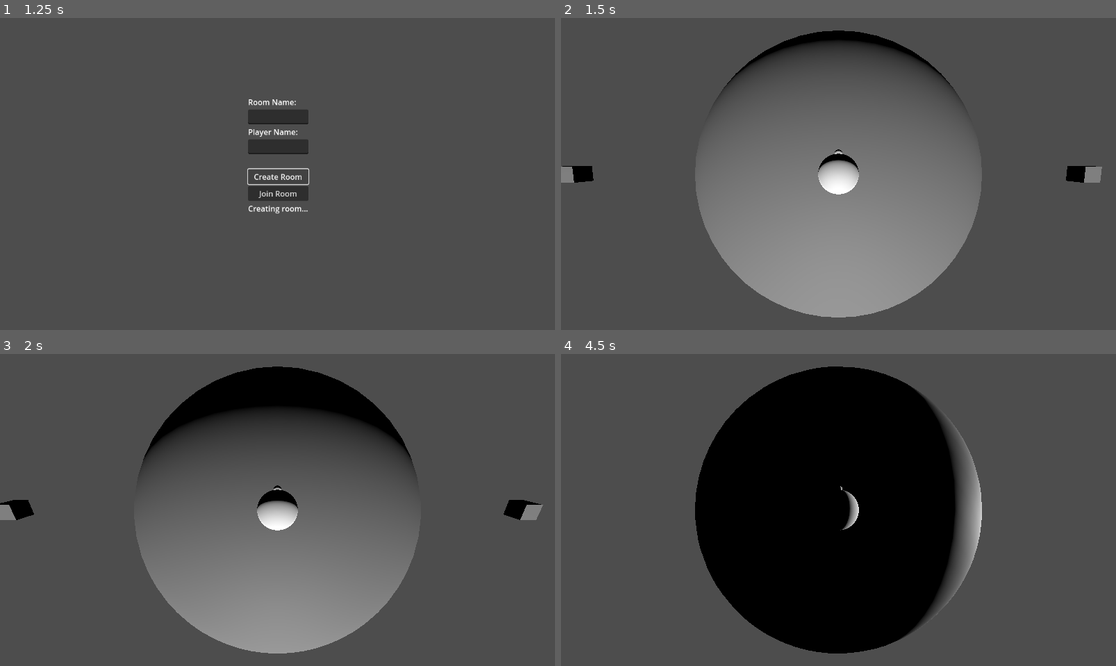
Above: before the commit, frames 1-4 (two rows, left to right).
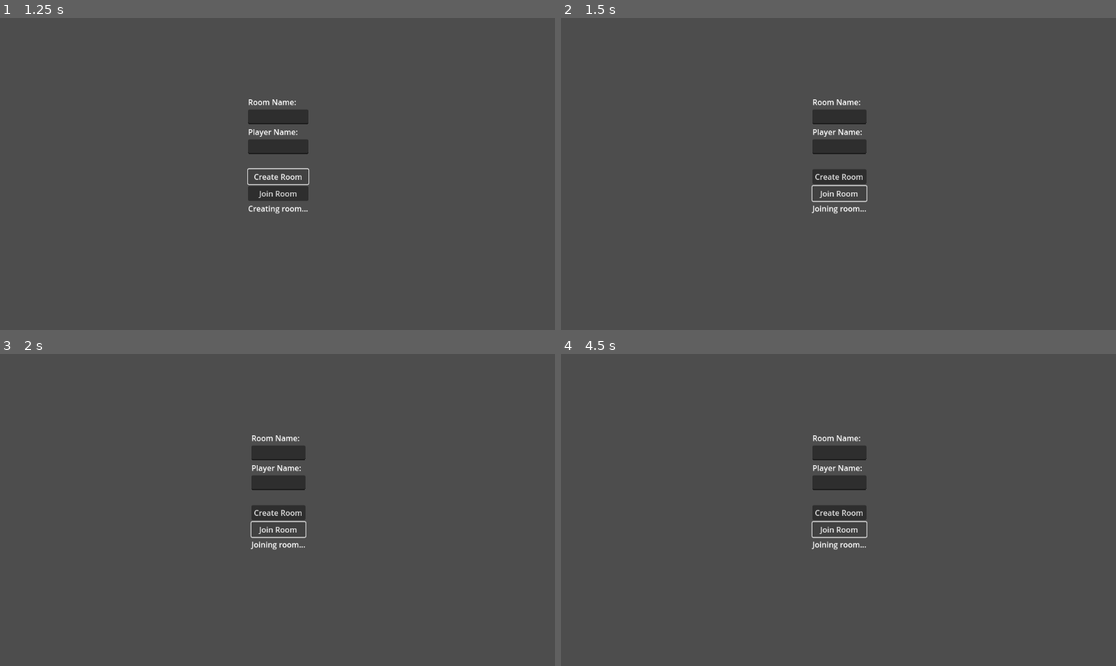
Above: after the commit, the same moments.

Repository: BenjaminMassey/battle_baos
Game: Godot game, scene res://scenes/main.tscn
Two runs of this game, one before a commit and one after it. Both use one fixed random seed, a clock stepped at 60 frames per second and the inputs below.
Inputs:
- Up to frame 1 (1.25 s): click "Create Room" at 0.5 s
- Up to frame 2 (1.5 s): click "Join Room" at 1.25 s
- Up to frame 3 (2 s): no input
- Up to frame 4 (4.5 s): hold D (turn_right) 2.03-2.78 s; hold A (turn_left) 2.78-3.53 s; hold D (turn_right) from 3.53 s (still down)

Frame 1 is identical in both runs. In frame 2, 28% of the frame differs, in the area x 0-98%, y 4-96%; in frame 3, 26%; in frame 4, 36%, in the area x 24-76%, y 4-96%.
Error before the commit: Cannot call method 'get_as_text' on a null value. (res://scripts/multiplayer.gd:45)
Error after the commit: Cannot call method 'get_as_text' on a null value. (res://scripts/multiplayer.gd:83)

Commit message:
Have ingame GUI in adition to menu. Multiplayer now actually spawns and updates other players. Checking if room exists, with better messages in general. Added logging system to pop up messages. Players can now jump.

Diff:
--- a/project.godot
+++ b/project.godot
@@ -29,3 +29,8 @@
 , Object(InputEventKey,"resource_local_to_scene":false,"resource_name":"","device":-1,"window_id":0,"alt_pressed":false …(186 unchanged characters)…
 ]
 }
+jump={
+"deadzone": 0.2,
+"events": [Object(InputEventKey,"resource_local_to_scene":false,"resource_name":"","device":-1,"window_id":0,"alt_pressed":false,"shift_pressed":false,"ctrl_pressed":false,"meta_pressed":false,"pressed":false,"keycode":0,"physical_keycode":32,"key_label":0,"unicode":32,"location":0,"echo":false,"script":null)
+]
+}
--- a/scenes/main.tscn
+++ b/scenes/main.tscn
@@ -1,10 +1,11 @@
-[gd_scene load_steps=7 format=3 uid="uid://cn6vxddmkbjfw"]
+[gd_scene load_steps=8 format=3 uid="uid://cn6vxddmkbjfw"]
 
 [ext_resource type="PackedScene" uid="uid://do1s3dw6r6fu" path="res://scenes/player.tscn" id="1_k4j4q"]
 [ext_resource type="Script" uid="uid://dfg66kwnvttym" path="res://scripts/main.gd" id="1_qxh3b"]
 [ext_resource type="Script" uid="uid://cumjmxf3vaiyq" path="res://scripts/player.gd" id="2_8yjd8"]
 [ext_resource type="Script" uid="uid://dg23qc43rexnc" path="res://scripts/camera.gd" id="3_kfpbu"]
 [ext_resource type="Script" uid="uid://bbwdj7sywm7xc" path="res://scripts/multiplayer.gd" id="4_3otew"]
+[ext_resource type="Script" uid="uid://b47q88jvefixb" path="res://scripts/log.gd" id="6_tefeu"]
 
 [sub_resource type="BoxMesh" id="BoxMesh_0t2us"]
 
@@ -50,8 +51,31 @@
 [node name="HTTPRequest" type="HTTPRequest" parent="main/game/multiplayer"]
 timeout = 10.0
 
-[node name="gui" type="Control" parent="main"]
+[node name="gui" type="Control" parent="main/game"]
 unique_name_in_owner = true
+layout_mode = 3
+anchors_preset = 8
+anchor_left = 0.5
+anchor_top = 0.5
+anchor_right = 0.5
+anchor_bottom = 0.5
+offset_left = -525.0
+offset_top = -290.5
+offset_right = 525.0
+offset_bottom = 290.5
+grow_horizontal = 2
+grow_vertical = 2
+
+[node name="log" type="VFlowContainer" parent="main/game/gui"]
+layout_mode = 0
+offset_top = 439.0
+offset_right = 269.0
+offset_bottom = 581.0
+script = ExtResource("6_tefeu")
+
+[node name="menu" type="Control" parent="main"]
+unique_name_in_owner = true
+visible = false
 layout_mode = 3
 anchors_preset = 8
 anchor_left = 0.5
@@ -65,7 +89,7 @@
 grow_horizontal = 2
 grow_vertical = 2
 
-[node name="input" type="VFlowContainer" parent="main/gui"]
+[node name="input" type="VFlowContainer" parent="main/menu"]
 layout_mode = 2
 anchor_left = 0.5
 anchor_top = 0.5
@@ -78,35 +102,35 @@
 grow_horizontal = 2
 grow_vertical = 2
 
-[node name="room_label" type="Label" parent="main/gui/input"]
+[node name="room_label" type="Label" parent="main/menu/input"]
 layout_mode = 2
 text = "Room Name:"
 
-[node name="room_edit" type="LineEdit" parent="main/gui/input"]
+[node name="room_edit" type="LineEdit" parent="main/menu/input"]
 layout_mode = 2
 
-[node name="player_label" type="Label" parent="main/gui/input"]
+[node name="player_label" type="Label" parent="main/menu/input"]
 layout_mode = 2
 text = "Player Name:"
 
-[node name="player_edit" type="LineEdit" parent="main/gui/input"]
+[node name="player_edit" type="LineEdit" parent="main/menu/input"]
 layout_mode = 2
 
-[node name="edit_button_spacer" type="Label" parent="main/gui/input"]
+[node name="edit_button_spacer" type="Label" parent="main/menu/input"]
 layout_mode = 2
 
-[node name="create_button" type="Button" parent="main/gui/input"]
+[node name="create_button" type="Button" parent="main/menu/input"]
 layout_mode = 2
 text = "Create Room"
 
-[node name="join_button" type="Button" parent="main/gui/input"]
+[node name="join_button" type="Button" parent="main/menu/input"]
 layout_mode = 2
 text = "Join Room"
 
-[node name="info_text" type="Label" parent="main/gui/input"]
+[node name="info_text" type="Label" parent="main/menu/input"]
 layout_mode = 2
 horizontal_alignment = 1
 
 [connection signal="request_completed" from="main/game/multiplayer/HTTPRequest" to="main/game/multiplayer" method="_on_http_request_request_completed"]
-[connection signal="pressed" from="main/gui/input/create_button" to="main/game/multiplayer" method="_on_create_button_pressed"]
-[connection signal="pressed" from="main/gui/input/join_button" to="main/game/multiplayer" method="_on_join_button_pressed"]
+[connection signal="pressed" from="main/menu/input/create_button" to="main/game/multiplayer" method="_on_create_button_pressed"]
+[connection signal="pressed" from="main/menu/input/join_button" to="main/game/multiplayer" method="_on_join_button_pressed"]
--- /dev/null
+++ b/scripts/log.gd
@@ -0,0 +1,10 @@
+extends VFlowContainer
+
+func message(text: String):
+	var log_message = Label.new();
+	log_message.text = text;
+	var message_tween = get_tree().create_tween();
+	message_tween.tween_property(log_message, "modulate:a", 0, 1).set_delay(2);
+	message_tween.tween_callback(log_message.queue_free);
+	add_child(log_message);
+	print(text);
--- a/scripts/main.gd
+++ b/scripts/main.gd
@@ -3,14 +3,14 @@
 var game_running = false;
 
 func _ready() -> void:
-	while $game == null or $gui == null:
+	while $game == null or $menu == null:
 		await get_tree().create_timer(0.1).timeout
 	show_gui();
 
 func show_gui() -> void:
 	$game.visible = false;
-	$gui.visible = true;
+	$menu.visible = true;
 
 func show_game() -> void:
 	$game.visible = true;
-	$gui.visible = false;
+	$menu.visible = false;
--- a/scripts/multiplayer.gd
+++ b/scripts/multiplayer.gd
@@ -1,14 +1,17 @@
 extends Node
 
 @export var player: Node3D;
+
+var player_scene = preload("res://scenes/player.tscn")
 
 var connected = false;
 var udp := PacketPeerUDP.new()
 var server_address = "127.0.0.1"
 var http_port = 8080
 var udp_port = 8081
-var game_id = ""
+var room_id = ""
 var player_name = ""
+var position_tweens: Dictionary;
 
 func _process(delta):
 	if !%main.game_running:
@@ -16,8 +19,8 @@
 	if !connected:
 		udp.connect_to_host(server_address, udp_port)
 		connected = true;
-	var message: Dictionary = {
-		"game_id": game_id,
+	var player_message: Dictionary = {
+		"room_id": room_id,
 		"player_id": player_name,
 		"state": {
 			"alive": true,
@@ -25,41 +28,82 @@
 			"rotation": [player.rotation.x, player.rotation.y, player.rotation.z]
 		}
 	}
+	var message: Dictionary = {
+		"tag": "player_message",
+		"data": JSON.stringify(player_message)
+	};
 	udp.put_packet(JSON.stringify(message).to_utf8_buffer())
-	print("Sent to server: ", message)
+	#print("Sent to server: ", message)
 
 	if udp.get_available_packet_count() > 0:
 		var response = udp.get_packet()
 		if response != null:
 			var data = JSON.parse_string(response.get_string_from_utf8());
-			print("Received from server: ", data)
+			#print("Received from server: ", data)
+			if response != null:
+				update_states(data);
+			else:
+				print("Failed to parse UDP response");
 		else:
-			print("Failed to parse MessagePack response")
+			print("Failed to get UDP response");
 
+func update_states(data: Dictionary):
+	var player_names = data["state"]["names"];
+	for name in player_names:
+		if name == player_name:
+			continue;
+		var state = data["state"]["data"][name]["state"];
+		var peer = get_node(name);
+		if peer == null:
+			peer = player_scene.instantiate();
+			peer.name = name;
+			add_child(peer);
+			%gui.find_child("log").message("Player \"" + name + "\" joined.");
+		if state["alive"]:
+			if position_tweens.has(name):
+				position_tweens[name].kill();
+			position_tweens[name] = get_tree().create_tween()
+			position_tweens[name].tween_property(peer, "global_position", Vector3(state["position"][0], state["position"][1], state["position"][2]), 0.05)
+			#peer.global_position = Vector3(state["position"][0], state["position"][1], state["position"][2]);
+			peer.rotation = Vector3(state["rotation"][0], state["rotation"][1], state["rotation"][2]);
+		else:
+			pass; #TODO: apply some dead state
+	for child in get_children():
+		if child.name == "HTTPRequest":
+			continue; #TODO: shouldn't need exceptions, do better check
+		if child.name not in player_names:
+			%gui.find_child("log").message("Player \"" + child.name + "\" left.");
+			child.queue_free();
 
 func _on_create_button_pressed() -> void:
 	print("create button");
-	game_id = %gui.find_child("input").find_child("room_edit").text;
-	player_name = %gui.find_child("input").find_child("player_edit").text;
-	%gui.find_child("input").find_child("info_text").text = "Creating room...";
+	room_id = %menu.find_child("input").find_child("room_edit").text;
+	player_name = %menu.find_child("input").find_child("player_edit").text;
+	%menu.find_child("input").find_child("info_text").text = "Creating room...";
 	var auth = FileAccess.open("res://auth.key", FileAccess.READ).get_as_text();
 	var data = {
 		"auth_key": auth,
-		"room_id": game_id
+		"room_id": room_id
 	};
 	var json = JSON.stringify(data);
 	var url = "http://" + server_address + ":" + str(http_port) + "/createRoom";
 	var headers = ["Content-Type: application/json"];
-	$HTTPRequest.request(url ,headers, HTTPClient.METHOD_POST, json);
+	$HTTPRequest.request(url, headers, HTTPClient.METHOD_POST, json);
 
 func _on_join_button_pressed() -> void:
 	print("join button");
-	game_id = %gui.find_child("input").find_child("room_edit").text;
-	player_name = %gui.find_child("input").find_child("player_edit").text;
-	%main.show_game();
-	%main.game_running = true;
-	# TODO: verify game exists, like at all
-
+	room_id = %menu.find_child("input").find_child("room_edit").text;
+	player_name = %menu.find_child("input").find_child("player_edit").text;
+	%menu.find_child("input").find_child("info_text").text = "Joining room...";
+	var auth = FileAccess.open("res://auth.key", FileAccess.READ).get_as_text();
+	var data = {
+		"auth_key": auth,
+		"room_id": room_id
+	};
+	var json = JSON.stringify(data);
+	var url = "http://" + server_address + ":" + str(http_port) + "/checkRoom";
+	var headers = ["Content-Type: application/json"];
+	$HTTPRequest.request(url, headers, HTTPClient.METHOD_GET, json);
 
 func _on_http_request_request_completed(result: int, response_code: int, headers: PackedStringArray, body: PackedByteArray) -> void:
 	if result == HTTPRequest.RESULT_SUCCESS and response_code == 200:
@@ -70,4 +114,4 @@
 		if message.is_empty() and response_code == 0:
 			message = "Connection timed out.";
 		print("[", response_code, "] ", message);
-		%gui.find_child("input").find_child("info_text").text = message;
+		%menu.find_child("input").find_child("info_text").text = message;
--- a/scripts/player.gd
+++ b/scripts/player.gd
@@ -7,6 +7,12 @@
 var forward_vec: Vector3 = Vector3.RIGHT;
 var rotation_speed: float = 0.5;
 var turn_speed: float = 1.5;
+var current_height: float = 0;
+var jump_height: float = 0.1;
+var jump_up_time: float = 1.0;
+var jump_down_time: float = 1.0;
+var jumping: bool = false;
+var jump_tween;
 
 func _process(delta: float) -> void:
 	if !%main.game_running:
@@ -16,6 +22,24 @@
 		forward_vec *= Quaternion(world_intersection, turn_speed * delta);
 	if Input.is_action_pressed("turn_left"):
 		forward_vec *= Quaternion(world_intersection, -turn_speed * delta);
-	player_position *= Quaternion(forward_vec, rotation_speed * delta);
-	transform.origin = player_position;
-	look_at(Quaternion(forward_vec, rotation_speed * delta) * player_position);
+	if Input.is_action_just_pressed("jump"):
+		jump();
+	var forward_rotation = Quaternion(forward_vec, rotation_speed * delta)
+	player_position *= forward_rotation;
+	var player_origin = player_position * (1.0 + current_height);
+	transform.origin = player_origin;
+	look_at(forward_rotation * player_origin);
+
+func jump() -> void:
+	if jumping:
+		return;
+	jumping = true;
+	jump_tween = get_tree().create_tween();
+	jump_tween.tween_property(self, "current_height", jump_height, jump_up_time);
+	var jump_down = func():
+		jump_tween = get_tree().create_tween();
+		jump_tween.tween_property(self, "current_height", 0.0, jump_down_time);
+		var jump_finish = func():
+			jumping = false;
+		jump_tween.tween_callback(jump_finish);
+	jump_tween.tween_callback(jump_down);
Not shown, added: export_presets.cfg
Not shown, added: scripts/log.gd.uid
